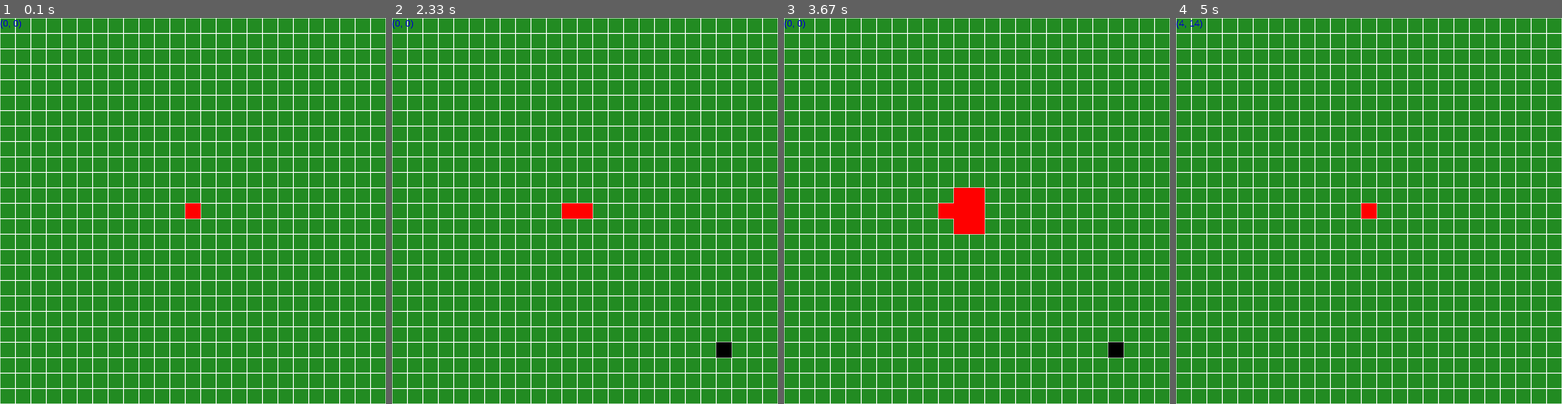
Above: before the commit, frames 1-4 (left to right).
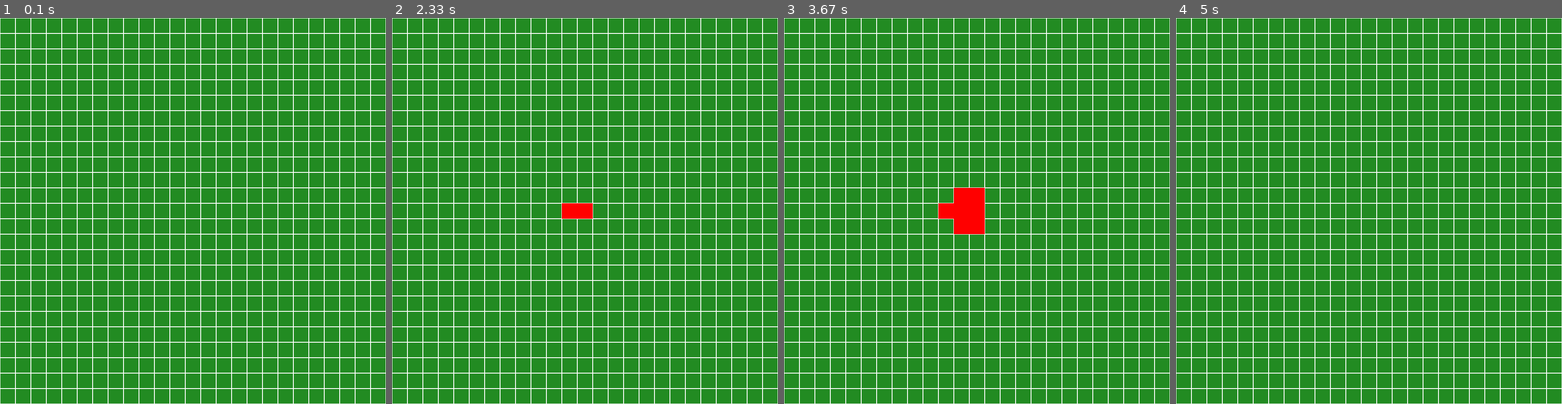
Above: after the commit, the same moments.

Repository: markus-brln/BachelorThesisForestFireControl
Game: pygame game, started from gui/main.py
Same seed, same stepped clock (60 frames per second), same inputs: the game is played once before the commit and once after it.
Inputs (mouse positions are in pixels of both pictures, inside the frame that each line leads up to):
- Up to frame 1 (0.1 s): no input
- Up to frame 2 (2.33 s): tap Space at 0.33, 0.73, 1.23 s; hold C 0.67-1.13 s; move the mouse to (465, 153) at 0.7 s; move the mouse to (592, 79) at 1.2 s; move the mouse to (731, 357) at 1.75 s; click (731, 357) at 2.1 s
- Up to frame 3 (3.67 s): move the mouse to (1077, 176) at 2.62 s; tap Space at 2.65, 3.42 s; move the mouse to (849, 249) at 3.38 s
- Up to frame 4 (5 s): tap Enter at 4.25 s

The runs differ from the first frame. In frame 1, 0.2% of the frame differs, in the area x 0-52%, y 0-52%; in frame 2, 0.2%; in frame 3, 0.2%; in frame 4, 0.2%.

Commit message:
faster gui

Diff:
--- a/gui/Controller/controller.py
+++ b/gui/Controller/controller.py
@@ -10,8 +10,6 @@
 
     # Initialization
     self.mouse_button_pressed = False   ## Mouse button assumed not to be pressed initially
-
-    self.view.update()
 
   def update(self, event):
 
@@ -55,25 +53,14 @@
     else:                              ## Right click
       self.model.deselect_square(position)
 
-    # Update the view
-    self.view.update([UpdateType.WAYPOINT])
-
-
-
   def key_press(self, event):
     start = time.time()
     if event.key == pygame.K_SPACE:
       self.model.time_step()          ## Space to go to next timestep
-      self.view.update([UpdateType.FIRE, UpdateType.AGENTS, UpdateType.FIREBREAKS])
       return
-    ##TODO possibly add a revert time step option to go back one
+
     if event.key == pygame.K_RETURN:
       self.model.start_episode()       ## Return / ENTER to go to next episode
 
     if event.key == pygame.K_c:
       self.model.waypoints.clear()
-
-    # Update the view
-    self.view.update()
-
-    print("entire time step took: ", time.time()-start)
--- a/gui/Model/environment.py
+++ b/gui/Model/environment.py
@@ -1,9 +1,14 @@
+
 from Model.agent import Agent
 from Model.direction import Direction
 from Model.data_saver import DataSaver
-from Model.node import Node, NodeType
+from Model.node import Node, NodeType, NodeState
+
+from View.updatetype import UpdateType
+
 from enum import Enum
 import random
+
 
 # For data generation maybe lose the seed
 random.seed(1)
@@ -19,6 +24,7 @@
   ## Length: Grid size
   ## Agents: TODO determine: Number of agents or tuples of agent positions
   def __init__(self, length: int, nr_of_agents: int, firesize: int = 1, wind_dir = None):
+    self.subscribers = []
     ## properties of env
     self.size = length
     self.nr_of_agents = nr_of_agents
@@ -76,6 +82,9 @@
     self.firepos.clear()
     self.set_initial_fire(self.firesize)
     self.firebreaks = set()
+
+    for subscriber in self.subscribers:
+      subscriber.update(UpdateType.RESET)
 
 
 
@@ -148,6 +157,9 @@
       # self.start_episode()
       # return  # I guess it has to return to start new
 
+    for subscriber in self.subscribers:
+      subscriber.update(UpdateType.TIMESTEP_COMPLETE)
+
 
   def find_node(self, pos):
     if not self.position_in_bounds(pos):
@@ -196,11 +208,29 @@
     self.waypoints.discard(position) # Remove from list of waypoints
 
 
-  def dig_firebreak(self, agent):
-    self.firebreaks.add(agent.position)
-    if agent.position in self.waypoints:
-      self.waypoints.remove(agent.position)
-
+  ## State changes
+  ## TODO: determine waypoint changes
+  ## Call from Node
+  def node_state_change(self, node: Node):
+    if node.state == NodeState.ON_FIRE:
+      self.firepos.add(node.position)
+    if node.state == NodeState.BURNED_OUT:
+      self.firepos.remove(node.position)
+    if node.state == NodeState.FIREBREAK:
+      self.firebreaks.add(node.position)
+
+    for subscriber in self.subscribers:
+      subscriber.update(UpdateType.NODE, node)
+
+
+  def agent_moves(self, node_from, node_to):
+    for subscriber in self.subscribers:
+      subscriber.update(UpdateType.NODE, node_from) ## Redraw old node
+      subscriber.update(UpdateType.AGENT, node_to)
+
+
+  def subscribe(self, subscriber):
+    self.subscribers.append(subscriber)
 
 ## Proper shutdown
   ## TODO: e.g. save data and ensure proper exiting of program
--- a/gui/Model/node.py
+++ b/gui/Model/node.py
@@ -39,16 +39,16 @@
 
   def reset(self):
     self.present_agent = None
-    self.state = NodeState.NORMAL
-    self.next_state = NodeState.NORMAL
     self.fuel = self.default_props["fuel"]
     self.temperature = self.default_props["temp"]
     self.ignition_threshold = self.default_props["ign_thres"]
+    self.next_state = NodeState.NORMAL
+    self.update_state()
 
 
   def set_default_properties(self):
     if self.type == NodeType.GRASS:
-      self.default_props = {"fuel": 100, "temp": 0, "ign_thres": 2.5}
+      self.default_props = {"fuel": 10, "temp": 0, "ign_thres": 2.5}
     if self.type == NodeType.WATER:
       self.default_props = {"fuel": 0, "temp": 0, "ign_thres": float("inf")}
 
@@ -60,6 +60,7 @@
                        Direction.WEST: west}
 
 
+  ## Time iteration
   def time_step(self):
     if self.state == NodeState.ON_FIRE:
       if self.present_agent != None:
@@ -71,22 +72,15 @@
 
       self.heat_up_neighbours()
 
-
-  def update_state(self):
-    self.state = self.next_state
-
-
-  ## TODO: Implement wind direction
   def heat_up_neighbours(self):
     for direction, neighbour in self.neighbours.items():
       if neighbour is not None:
-        heat_spread = random.uniform(0.5, 1.5)
+        heat_spread = 1 #TODO Stochastic?
         if Direction.is_opposite(direction, self.wind_dir):
           heat_spread /= 2
         elif direction == self.wind_dir:
           heat_spread *= 2
 
-        print(f"{heat_spread} towards {direction}")
         neighbour.heat_up(heat_spread)
 
 
@@ -96,22 +90,24 @@
       self.ignite()
 
 
+  ## State changes
+  def update_state(self):
+    if self.state is not self.next_state:
+      self.state = self.next_state
+      self.environment.node_state_change(self)
+
+
   def dig_firebreak(self):
-    if self.state == NodeState.NORMAL:
+    if self.state != NodeState.ON_FIRE:
       self.ignition_threshold = float("inf")
       self.next_state = NodeState.FIREBREAK
 
-    self.environment.firebreak.add(self.position)
-
 
   def ignite(self):
-    if self.fuel != 0 and not self.state == NodeState.ON_FIRE:
+    if self.fuel != 0 and self.state == NodeState.NORMAL:
       self.next_state = NodeState.ON_FIRE
-
-    self.environment.firepos.add(self.position) ## Let environment know you're on fire
 
 
   def burn_out(self):
     if self.state == NodeState.ON_FIRE:
       self.next_state = NodeState.BURNED_OUT
-      self.environment.firepos.remove(self.position)
--- /dev/null
+++ b/gui/View/updatetype.py
@@ -0,0 +1,8 @@
+from enum import Enum
+
+class UpdateType(Enum):
+  RESET = 0
+  NODE = 1
+  AGENT = 2
+  WAYPOINT = 3
+  TIMESTEP_COMPLETE = 4
--- a/gui/View/view.py
+++ b/gui/View/view.py
@@ -1,18 +1,11 @@
 import pygame
+
+from View.updatetype import UpdateType
 
 ## Needs access to model
 from Model.environment import Model
 from Model.node import NodeState
 from enum import Enum
-
-
-class UpdateType(Enum):
-  ALL = 0
-  AGENTS = 1
-  FIRE = 2
-  FIREBREAKS = 3
-  WAYPOINT = 4
-
 
 pygame.font.init() # add text
 myfont = pygame.font.SysFont('arial', 22)
@@ -23,6 +16,7 @@
   # Model: The model to display
   # grid_block_size: The size of a block in the gridworld in pixels
   def __init__(self, model: Model, grid_block_size: int):
+    ## Store Parameters
     self.model = model
     self.grid_block_size = grid_block_size           ## Width and height of block in grid
     window_size = model.size * grid_block_size
@@ -31,9 +25,14 @@
     pygame.display.set_icon(programIcon)
     self.clock = pygame.time.Clock() ## Don't know if necessary yet, or what it actually does
 
-    # Does nothing yet, for zooming functionality
-    self.translation = (0, 0)
-    self.scale = 1
+    self.draw_initial_model()     ## Draw initial model
+    self.model.subscribe(self)    ## Subscribe to changes
+
+
+  def draw_initial_model(self):
+      self.window.fill(pygame.Color("ForestGreen"))
+      self.draw_grid()
+      self.draw()
 
 
   ## Determine in which block a pixel lies
@@ -43,19 +42,29 @@
     return (x, y)
 
 
-  def callback(self, position, state):
-    if state == NodeState.NORMAL:
+  def update(self, update_type: UpdateType, node = None, agent = None):
+    if update_type == UpdateType.RESET:
+      self.draw_initial_model()
+    if update_type == UpdateType.NODE:
+      self.node_change(node)
+    if update_type == UpdateType.AGENT:
+      self.draw_block(agent.position, pygame.Color("DarkBlue"))
+
+    if update_type == UpdateType.TIMESTEP_COMPLETE:
+      self.draw()
+
+
+  def node_change(self, node):
+    if node.state == NodeState.NORMAL:
       colour = pygame.Color("ForestGreen")
-    if state == NodeState.FIREBREAK:
+    if node.state == NodeState.FIREBREAK:
       colour = pygame.Color("SaddleBrown")
-    if state == NodeState.ON_FIRE:
+    if node.state == NodeState.ON_FIRE:
       colour = pygame.Color("Red")
-    if state == NodeState.BURNED_OUT:
-      colour = pygame.Color("Grey")
-    if state == NodeState.AGENT:
-      colour = pygame.Color("Blue")
+    if node.state == NodeState.BURNED_OUT:
+      colour = pygame.Color("DarkGrey")
 
-    self.draw_block(position, colour)
+    self.draw_block(node.position, colour)
 
 
   def draw_block(self, position, colour):
@@ -64,37 +73,6 @@
       for y in range(position[1] * block_size, (position[1] + 1) * block_size):
         rect = (x, y, 1, 1)
         pygame.draw.rect(self.window, colour, rect, 1)
-
-
-  def update(self, updateType = []):
-    #print("updating")
-
-    if not updateType:        # no type specified -> update everything
-      # Draw Background and grid
-      self.window.fill(pygame.Color("ForestGreen"))
-      self.draw_grid()
-      # State Dependent drawing
-      self.draw_fire()
-      self.draw_firebreaks()
-      self.draw_waypoints()
-      self.draw_agents()
-      self.draw_mouse_coords()
-      # Update pygame display
-      pygame.display.update()
-      return
-
-    if UpdateType.FIRE in updateType:
-      self.draw_fire()
-
-    if UpdateType.WAYPOINT in updateType:
-      self.draw_waypoints()
-
-
-    if UpdateType.AGENTS in updateType:
-      self.draw_agents()
-
-    pygame.display.update()
-
 
 
   # Draw the lines separating the blocks in the grid
@@ -106,38 +84,13 @@
         pygame.draw.rect(self.window, pygame.Color("White"), rect, 1)
 
 
-  # Fill the blocks at the provided positions with the provided color
-  def fill_blocks(self, positions, color):
-    #print("filling blocks")
-    block_size = self.grid_block_size
-    for pixels in positions:
-      ## I really do not want to do it like this TODO possibly change
-      for x in range(pixels[0] * block_size, (pixels[0] + 1) * block_size):
-        for y in range(pixels[1] * block_size, (pixels[1] + 1) * block_size):
-          rect = (x, y, 1, 1)
-          pygame.draw.rect(self.window, color, rect, 1)
-
-  # Draw the agent positions blue
-  def draw_agents(self):
-    self.fill_blocks(self.model.agent_positions(), pygame.Color("DarkBlue"))
-
-  # Draw the fire positions red
-  def draw_fire(self):
-    fire = list(self.model.firepos)
-    self.fill_blocks(fire, pygame.Color("Red"))
-
-
-  def draw_firebreaks(self):
-    self.fill_blocks(self.model.firebreaks, pygame.Color("SaddleBrown"))
-
-  # Draw the waypoints positions black
-  def draw_waypoints(self):
-    self.fill_blocks(self.model.waypoints, pygame.Color("Black"))
-
-
   def draw_mouse_coords(self):
     ## keep track of mouse position
     position = pygame.mouse.get_pos()
     pos = self.pixel_belongs_to_block(position)
     textsurface = myfont.render(str(pos), False, (0, 0, 200))
     self.window.blit(textsurface, (0, 0))
+
+
+  def draw(self):
+    pygame.display.update()
